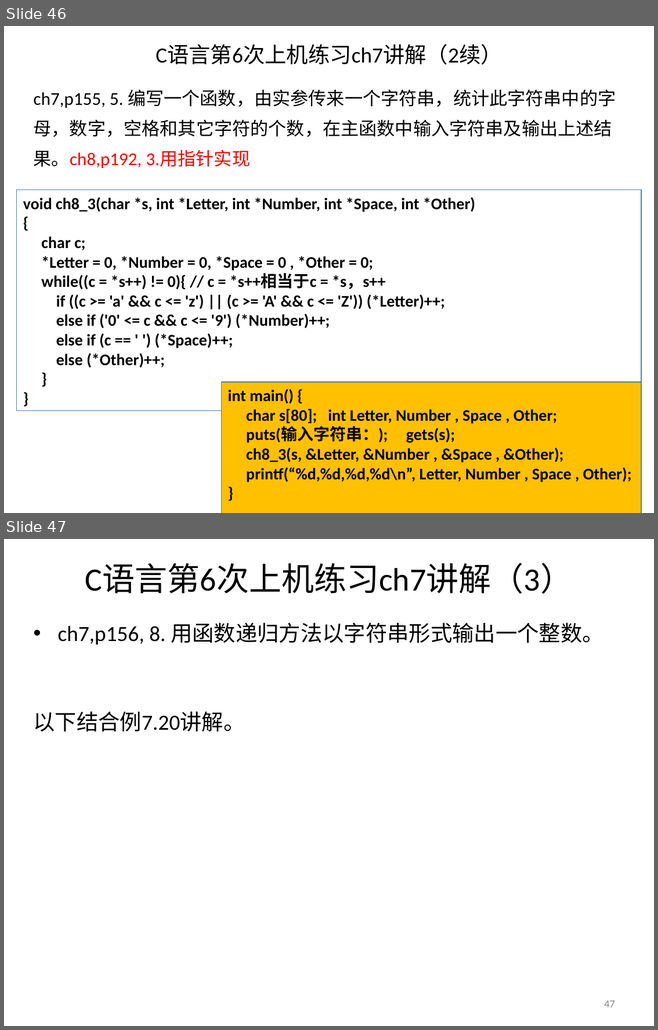
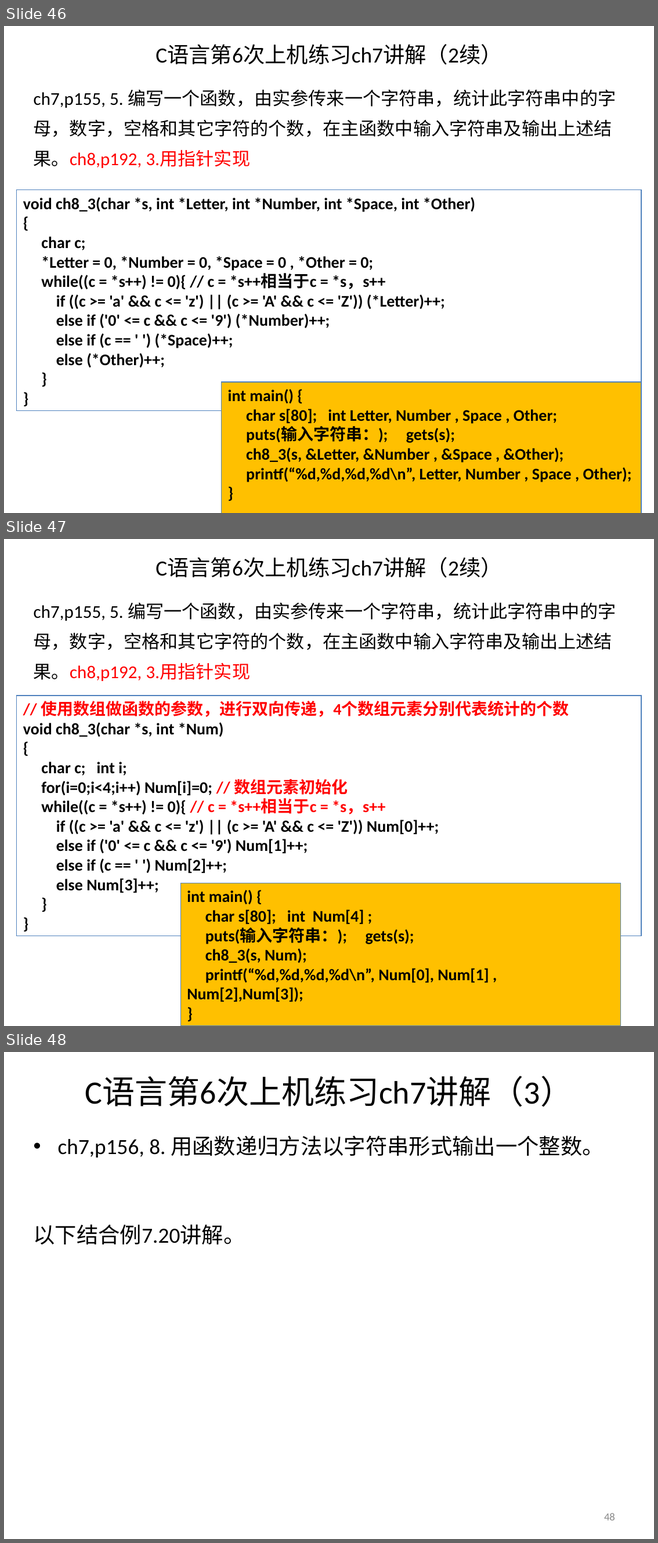
Before and after one commit to jtrfid/C-Repositories, a slide deck: 2016/上机安排.ppt. Shown one above the other, each under a label of ours: slides 46 and 47 before the commit, slides 46, 47 and 48 after it. The pictures are 658x1030 and 658x1543 pixels, drawn with LibreOffice and Linux fonts; fonts in the diff are those of the drawing. Boxes give left, top, right and bottom in pixels: in the first picture for what was removed or moved away, otherwise in the second. Text is boxed around its words. In the diff, an @@ line names an element or a change of style, - is before the commit and + after.

```diff
--- a/2016/上机安排.ppt
+++ b/2016/上机安排.ppt
@@ slide 47 added at <box>4,539,654,1026</box>, background #FFFFFF @@
@@ title added at <box>155,558,502,578</box>, 24 pt, text #000000 @@
+C语言第6次上机练习ch7讲解（2续）
@@ text added at <box>34,602,615,681</box>, 20 pt, text #000000 @@
+ch7,p155, 5. 编写一个函数，由实参传来一个字符串，统计此字符串中的字母，数字，空格和其它字符的个数，在主函数中输入字符串及输出上述结果。ch8,p192, 3.用指针实现
@@ rectangle added at <box>17,696,641,936</box>, outline #4F81BD 0.74 pt, 18 pt, text #000000, bold @@
+// 使用数组做函数的参数，进行双向传递，4个数组元素分别代表统计的个数
+void ch8_3(char *s, int *Num)
+{
+char c; int i;
+for(i=0;i<4;i++) Num[i]=0; // 数组元素初始化
+while((c = *s++) != 0){ // c = *s++相当于c = *s，s++
+if ((c >= 'a' && c <= 'z') || (c >= 'A' && c <= 'Z')) Num[0]++;
+else if ('0' <= c && c <= '9') Num[1]++;
+else if (c == ' ') Num[2]++;
+else Num[3]++;
+}
+}
@@ rectangle added at <box>181,884,621,1026</box>, fill #FFC000, outline #4F81BD 0.74 pt, 18 pt, text #000000, bold @@
+int main() {
+char s[80]; int Num[4] ;
+puts(输入字符串：); gets(s);
+ch8_3(s, Num);
+printf(“%d,%d,%d,%d\n”, Num[0], Num[1] , Num[2],Num[3]);
+}
@@ what was slide 47 is now slide 48 @@
@@ page number at <box>604,1513,615,1521</box>: text changed @@
-47
+48
```
Also in this commit, not shown: 5 slides changed, 2 other slides added.
